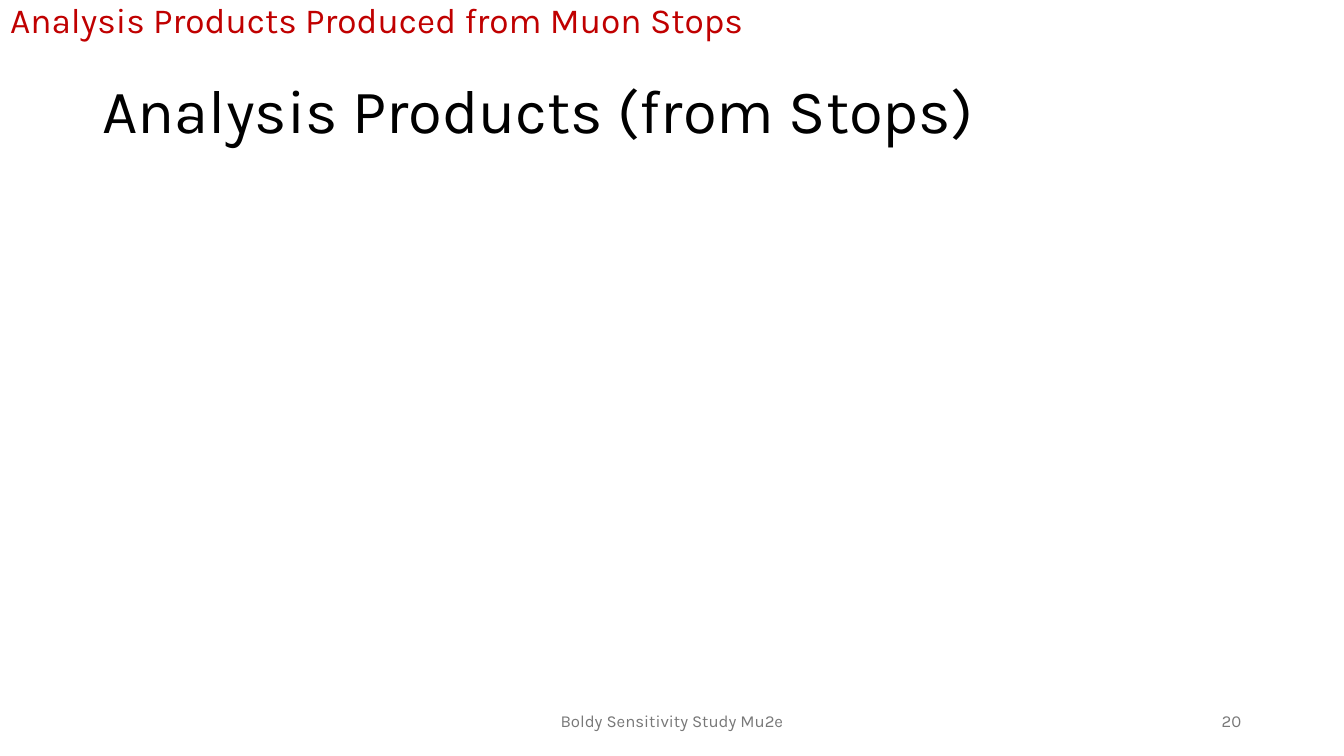
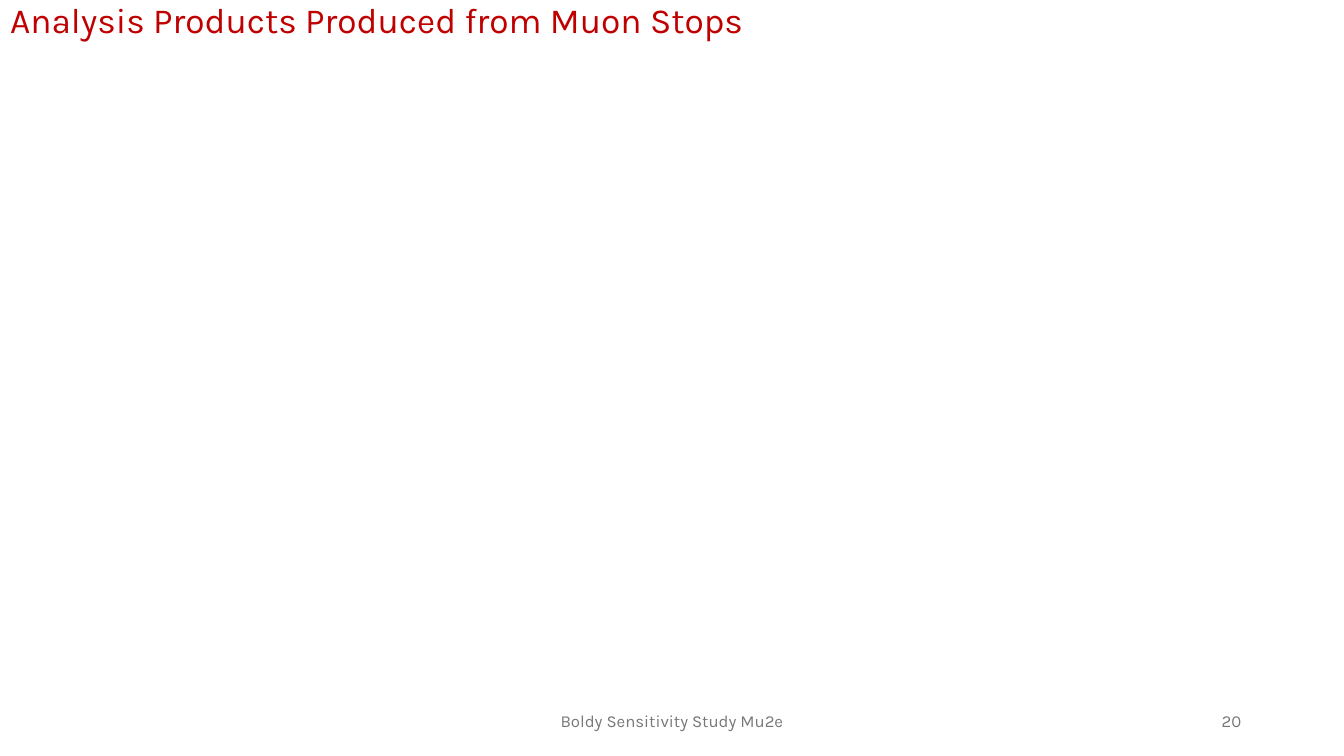
Before and after one commit to andrewboldy/DissertationAndProposalWriting, a slide deck: slide 20 of ProposalWriting/Presentation/BoldyProposalDefense [Autosaved].pptx. Drawn at 1344x756 pixels with LibreOffice and Linux fonts; fonts in the diff are those of the drawing. Boxes give left, top, right and bottom in pixels: in the first picture for what was removed or moved away, otherwise in the second. Text is boxed around its words. In the diff, an @@ line names an element or a change of style, - is before the commit and + after.

```diff
--- a/ProposalWriting/Presentation/BoldyProposalDefense [Autosaved].pptx
+++ b/ProposalWriting/Presentation/BoldyProposalDefense [Autosaved].pptx
@@ title removed at box(102, 88, 973, 148) @@
-Analysis Products (from Stops)
```
Also in this commit, not shown: 17 other slides changed, 2 other files.
